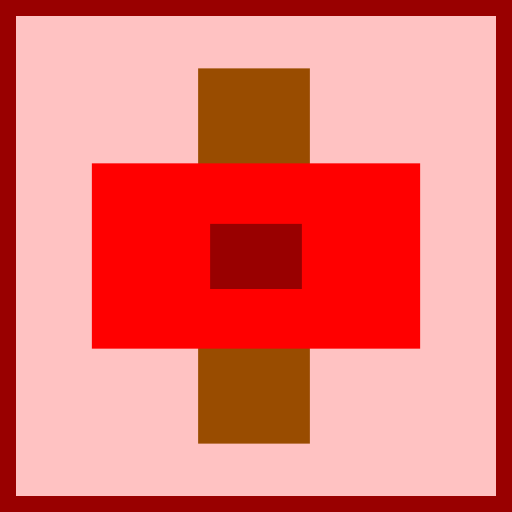
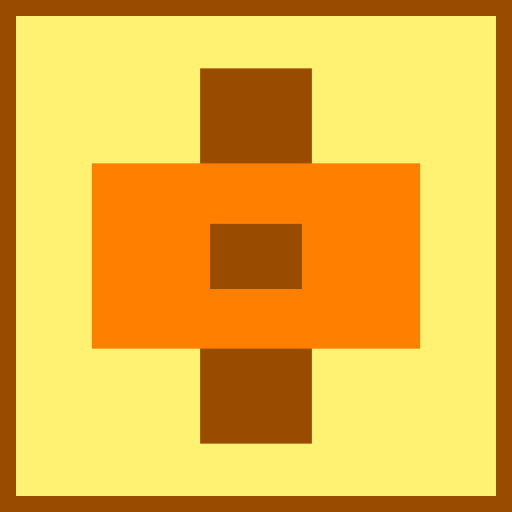
The second 512 x 512 image is a revision of the first. Changes to its layers:
pixels changed over bbox(0, 0, 512, 512) (layer not identified)
